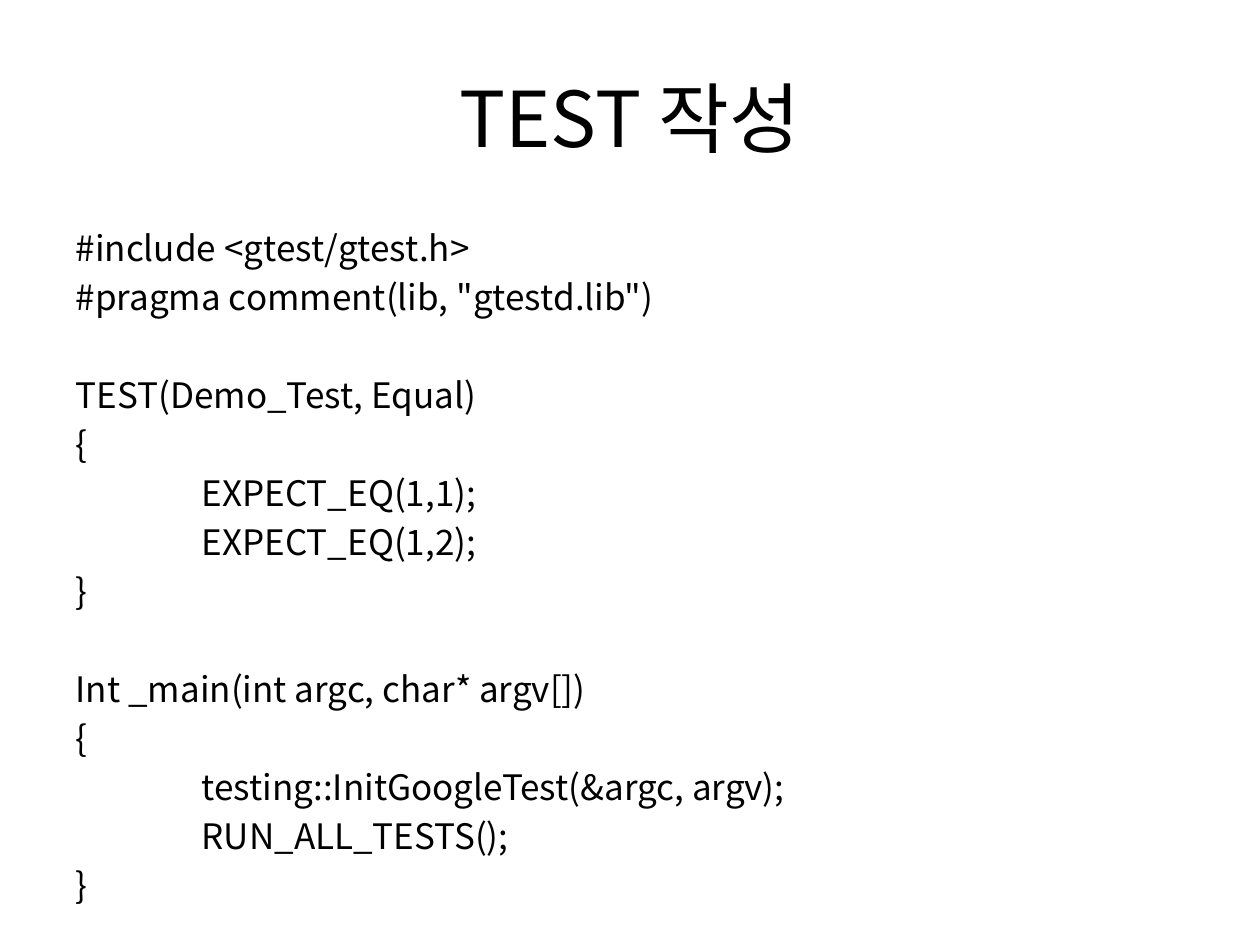
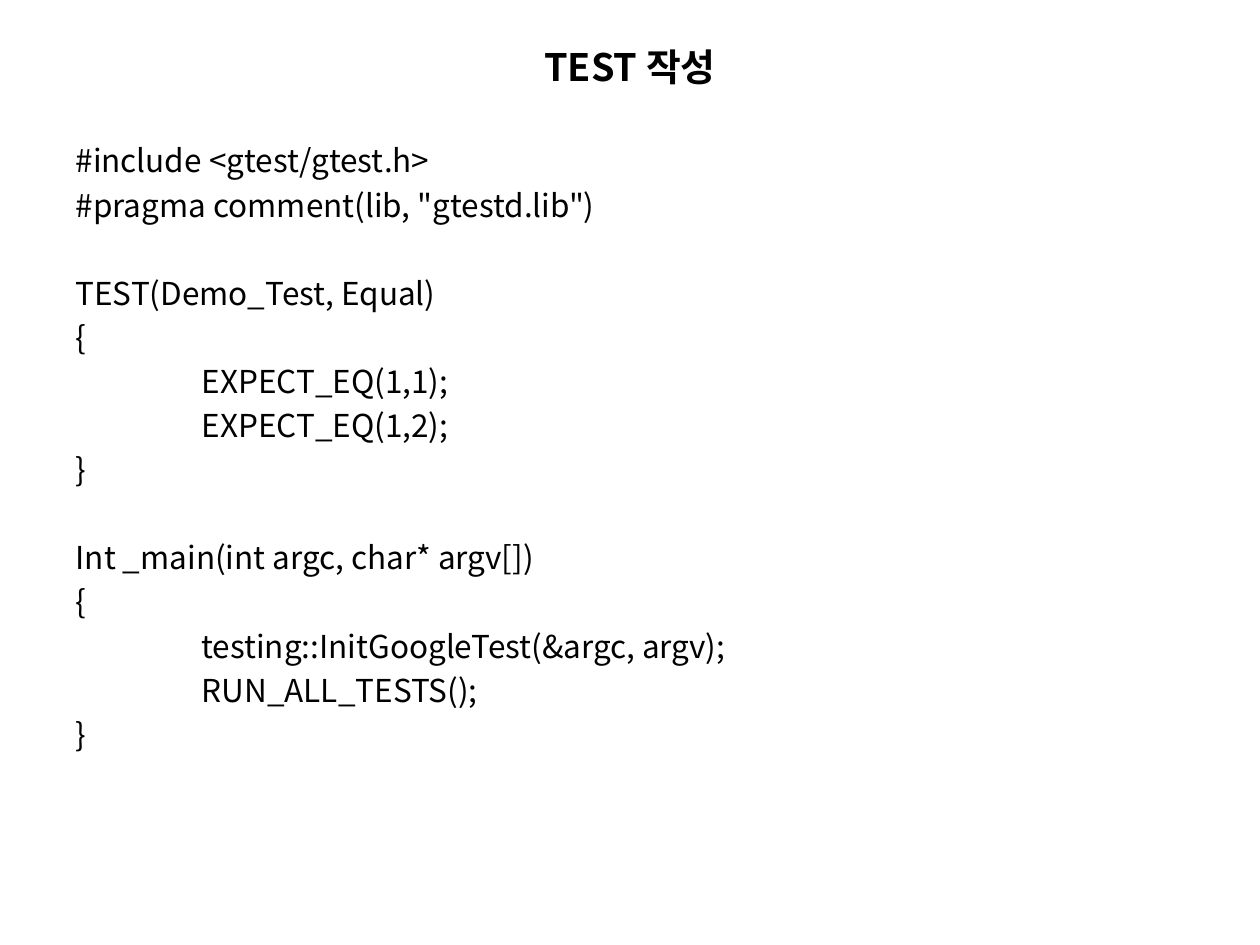
Before and after one commit to icarosss/TDD, a slide deck: slide 6 of TDD_시작.pptx (slide 4 before the commit). Drawn at 1260x945 pixels with LibreOffice and Linux fonts; fonts in the diff are those of the drawing. Boxes give left, top, right and bottom in pixels: in the first picture for what was removed or moved away, otherwise in the second. Text is boxed around its words. In the diff, an @@ line names an element or a change of style, - is before the commit and + after.

```diff
--- a/TDD_시작.pptx
+++ b/TDD_시작.pptx
@@ title "TEST 작성" at box(544, 49, 716, 85): size 44 to 21.6 pt, bold on @@
@@ text "#include <gtest/gtest.h>": place and size @@
-text "#include <gtest/gtest.h>" at box(76, 233, 784, 856)
+text "#include <gtest/gtest.h>" at box(76, 147, 725, 708)
@@ text "#include <gtest/gtest.h>" at box(76, 147, 725, 708): size 20 to 18 pt @@
```
Also in this commit, not shown: 2 other slides changed, 2 slides added.
